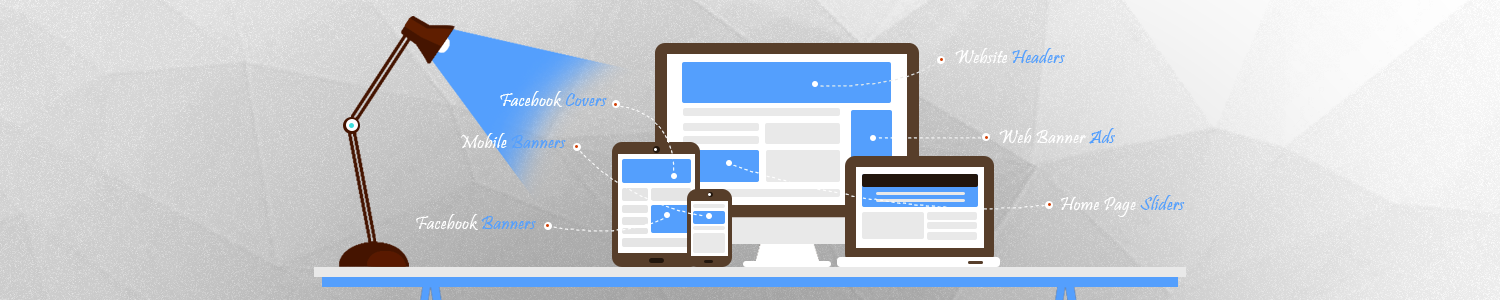
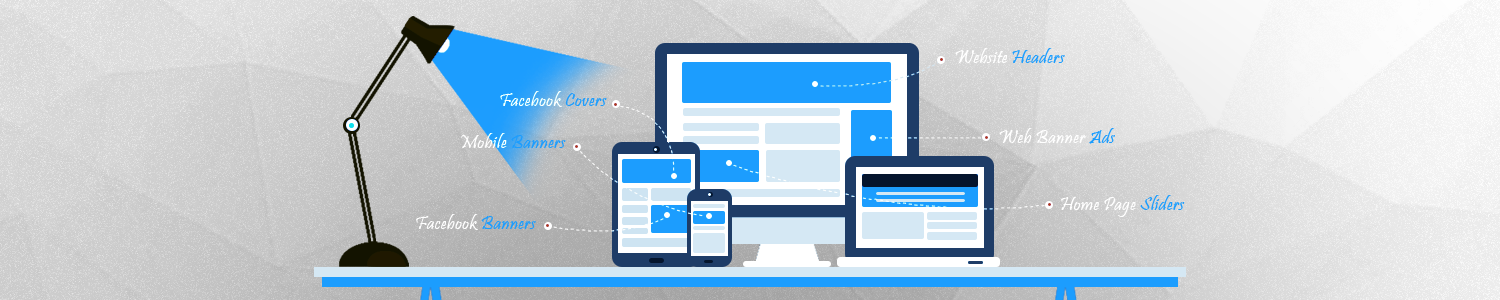
Layer changes from the first (1500, 300) image to the second:
pixels changed over [314, 16, 1186, 300] (layer not identified)
